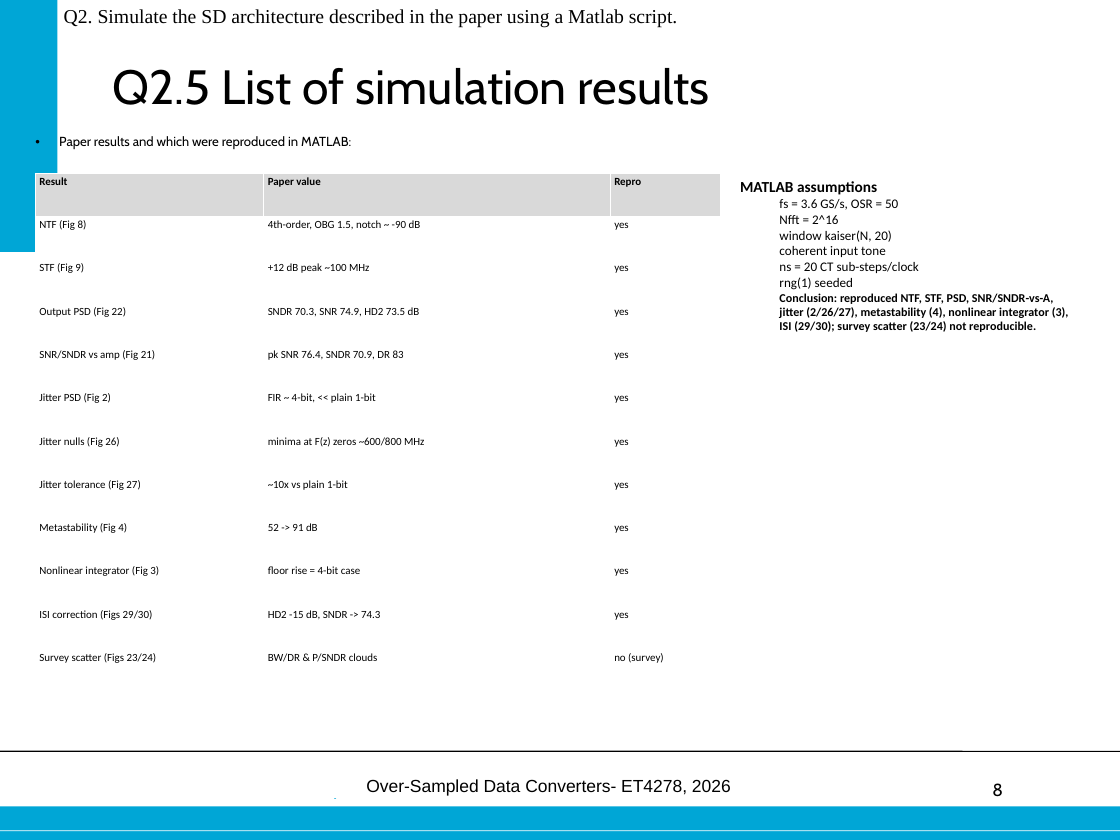
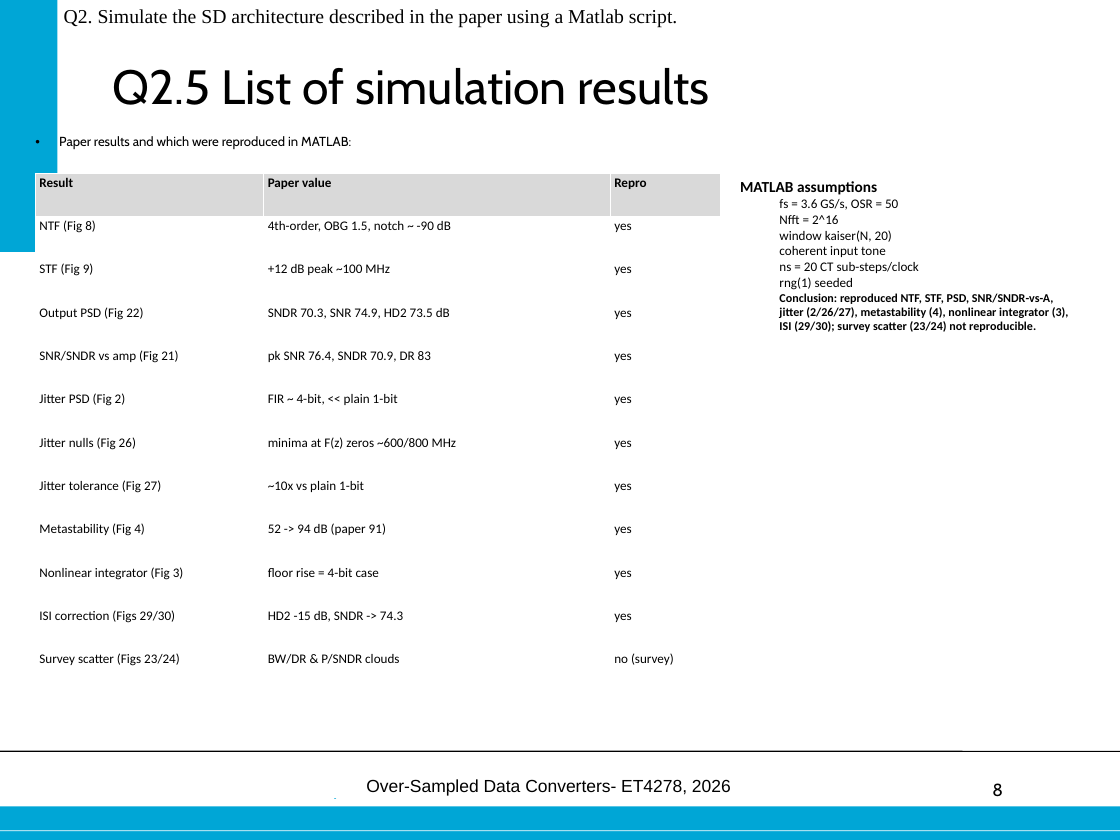
Before and after one commit to danieltyukov/tud-over-sampled-data-converters, a slide deck: slide 8 of practical-exam/Final_oral_exam_Daniel_Tyukov_5714699.pptx. Drawn at 1120x840 pixels with LibreOffice and Linux fonts; fonts in the diff are those of the drawing; background and template pictures are left out. Boxes give left, top, right and bottom in pixels: in the first picture for what was removed or moved away, otherwise in the second. Text is boxed around its words. In the diff, an @@ line names an element or a change of style, - is before the commit and + after.

Commit message:
Update practical exam materials: replace PDF and PPTX files, enhance MATLAB scripts, and update result images

```diff
--- a/practical-exam/Final_oral_exam_Daniel_Tyukov_5714699.pptx
+++ b/practical-exam/Final_oral_exam_Daniel_Tyukov_5714699.pptx
@@ table at (35, 173, 721, 693) @@
-row 9, column 2: 52 -> 91 dB
+row 9, column 2: 52 -> 94 dB (paper 91)
@@ size 10 to 12 pt @@
```
Also in this commit, not shown: 5 other slides changed, 8 other files.
